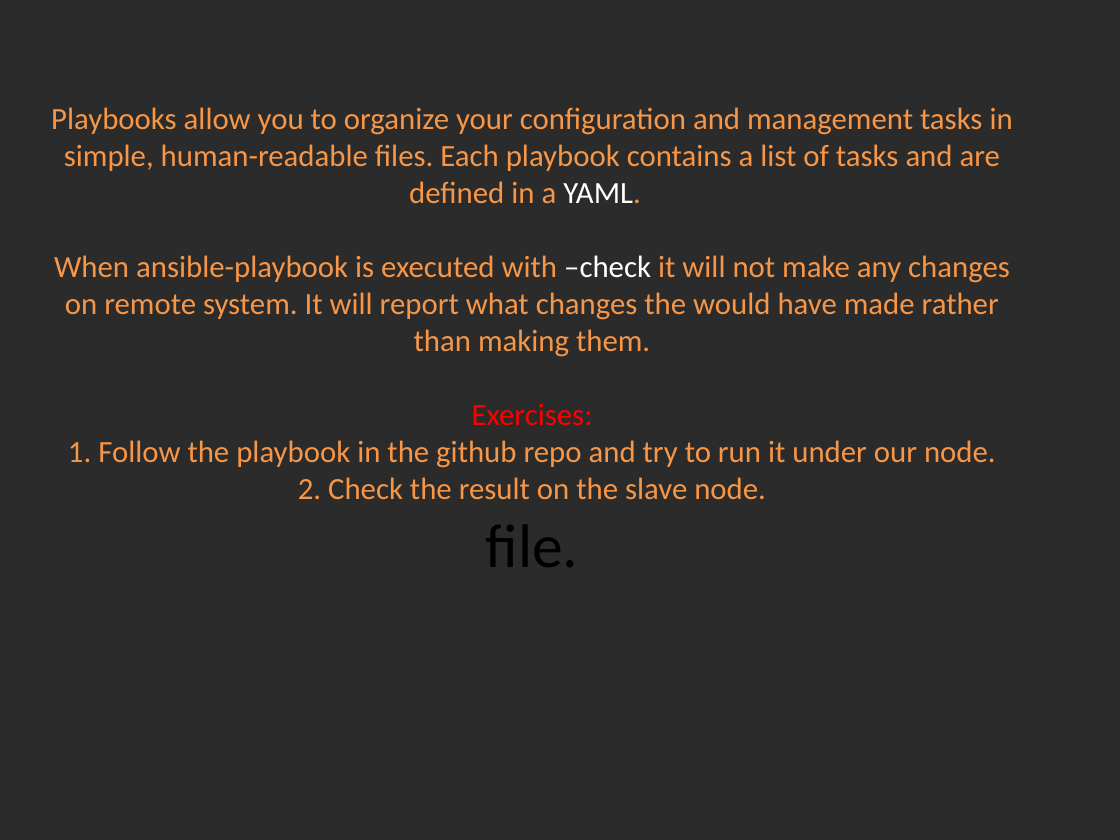
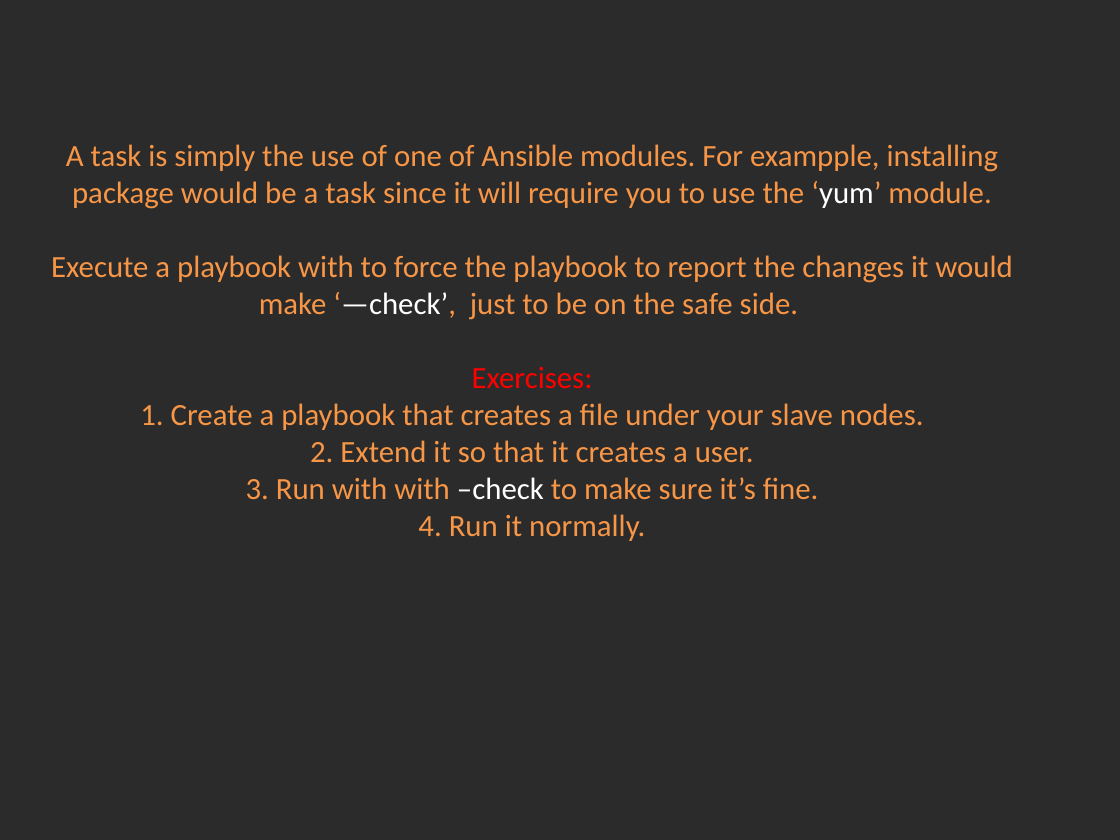
Before and after one commit to Academy-Soft-Intellect/Linux-Course, a slide deck: slide 5 of 16.ConfigurationManagement_With_Ansible/16-Conf_Man_Ansible.pptx. Drawn at 1120x840 pixels with LibreOffice and Linux fonts; fonts in the diff are those of the drawing; background and template pictures are left out; a plain dark background stands for a picture behind light text. Boxes give left, top, right and bottom in pixels: in the first picture for what was removed or moved away, otherwise in the second. Text is boxed around its words. In the diff, an @@ line names an element or a change of style, - is before the commit and + after.

Commit message:
Ansible.

```diff
--- a/16.ConfigurationManagement_With_Ansible/16-Conf_Man_Ansible.pptx
+++ b/16.ConfigurationManagement_With_Ansible/16-Conf_Man_Ansible.pptx
@@ title at (51,144,1012,541): text changed @@
-Playbooks allow you to organize your configuration and management tasks in simple, human-readable files. Each playbook contains a list of tasks and are defined in a YAML.
-When ansible-playbook is executed with –check it will not make any changes on remote system. It will report what changes the would have made rather than making them.
-Exercises:
-1. Follow the playbook in the github repo and try to run it under our node.
-2. Check the result on the slave node.
-file.
+A task is simply the use of one of Ansible modules. For exampple, installing package would be a task since it will require you to use the ‘yum’ module.
+Execute a playbook with to force the playbook to report the changes it would make ‘—check’, just to be on the safe side.
+Exercises:
+1. Create a playbook that creates a file under your slave nodes.
+2. Extend it so that it creates a user.
+3. Run with with –check to make sure it’s fine.
+4. Run it normally.
```
Also in this commit, not shown: 1 other file.
